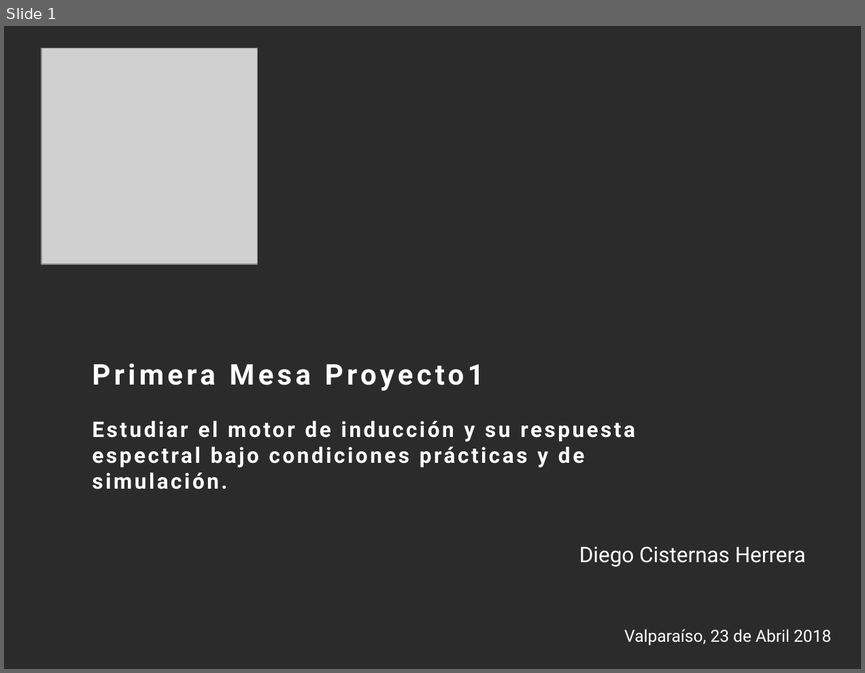
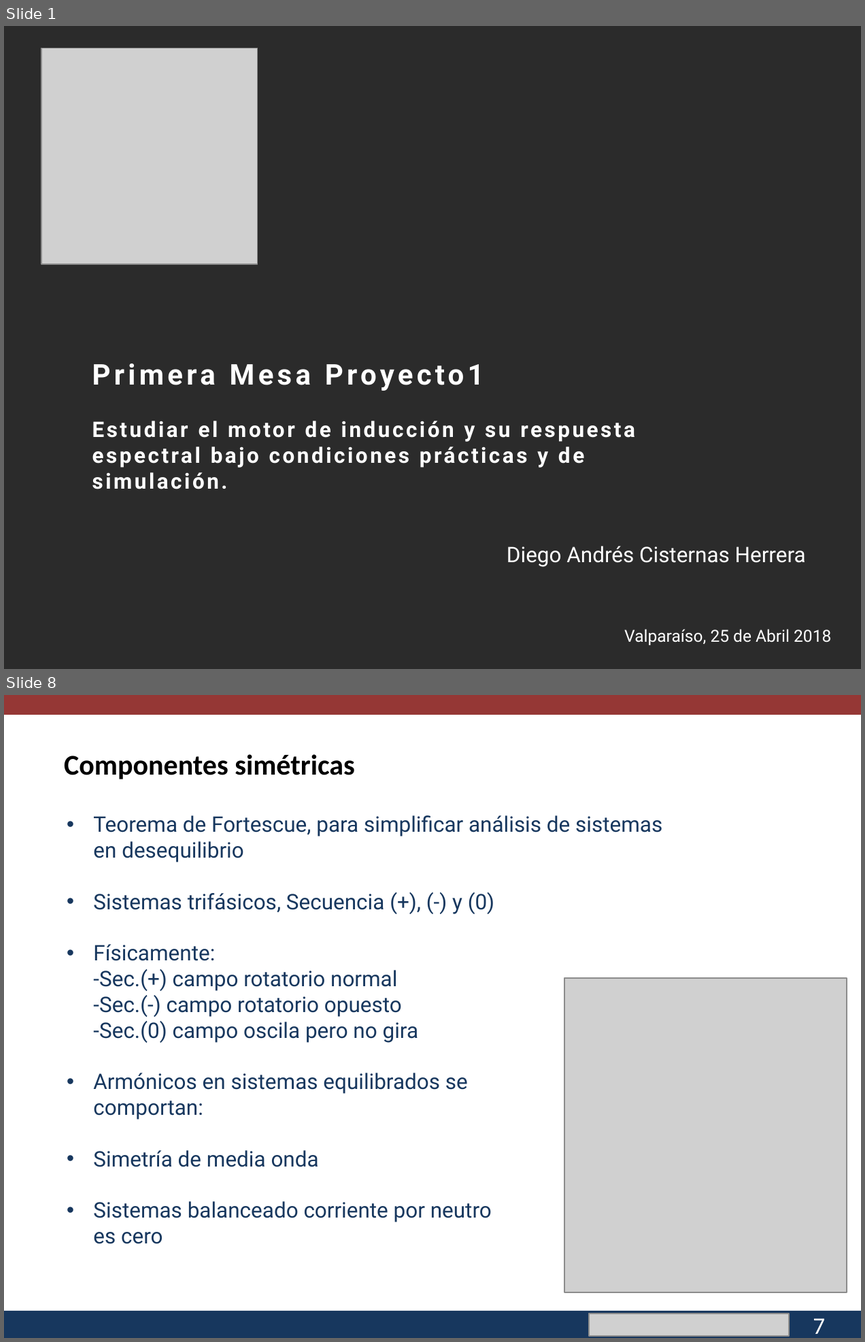
Before and after one commit to cisternashdiego/Proyecto1, a slide deck: Primera mesa.pptx. Shown one above the other, each under a label of ours: slide 1 before the commit, slides 1 and 8 after it; the slides between them are not shown. The pictures are 865x673 and 865x1342 pixels, drawn with LibreOffice and Linux fonts; fonts in the diff are those of the drawing; grey boxes stand for pictures; background and template pictures are left out; a plain dark background stands for a picture behind light text. Boxes give left, top, right and bottom in pixels: in the first picture for what was removed or moved away, otherwise in the second. Text is boxed around its words. In the diff, an @@ line names an element or a change of style, - is before the commit and + after.

```diff
--- a/Primera mesa.pptx
+++ b/Primera mesa.pptx
@@ slide 8 added at <box>4,695,861,1338</box>, background #FFFFFF @@
@@ rectangle added at <box>4,695,861,715</box>, fill #953735 @@
@@ text added at <box>64,754,355,779</box>, 24 pt, text #000000, bold @@
+    Componentes simétricas
@@ text added at <box>93,815,662,1244</box>, 18 pt, text #17375E @@
+• Teorema de Fortescue, para simplificar análisis de sistemas en desequilibrio
+• Sistemas trifásicos, Secuencia (+), (-) y (0)
+• Físicamente:
+  -Sec.(+) campo rotatorio normal
+  -Sec.(-) campo rotatorio opuesto
+  -Sec.(0) campo oscila pero no gira
+• Armónicos en sistemas equilibrados se
+  comportan:
+• Simetría de media onda
+• Sistemas balanceado corriente por neutro
+  es cero
@@ picture added at <box>564,978,847,1292</box> @@
@@ rectangle added at <box>4,1310,861,1338</box>, fill #17375E @@
@@ picture added at <box>588,1312,788,1335</box> @@
@@ text added at <box>718,1311,861,1338</box>, 11 pt, text #FFFFFF @@
+pucv.cl
@@ text added at <box>813,1318,825,1334</box>, 20 pt, text #FFFFFF @@
+7
@@ slide 1 changed as well @@
@@ text at <box>507,546,806,567</box>: text changed @@
-Diego Cisternas Herrera
+Diego Andrés Cisternas Herrera
@@ text at <box>624,628,831,645</box>: text changed @@
-Valparaíso, 23 de Abril 2018
+Valparaíso, 25 de Abril 2018
```
Also in this commit, not shown: 16 other slides added, 1 slide removed, 2 other files.
